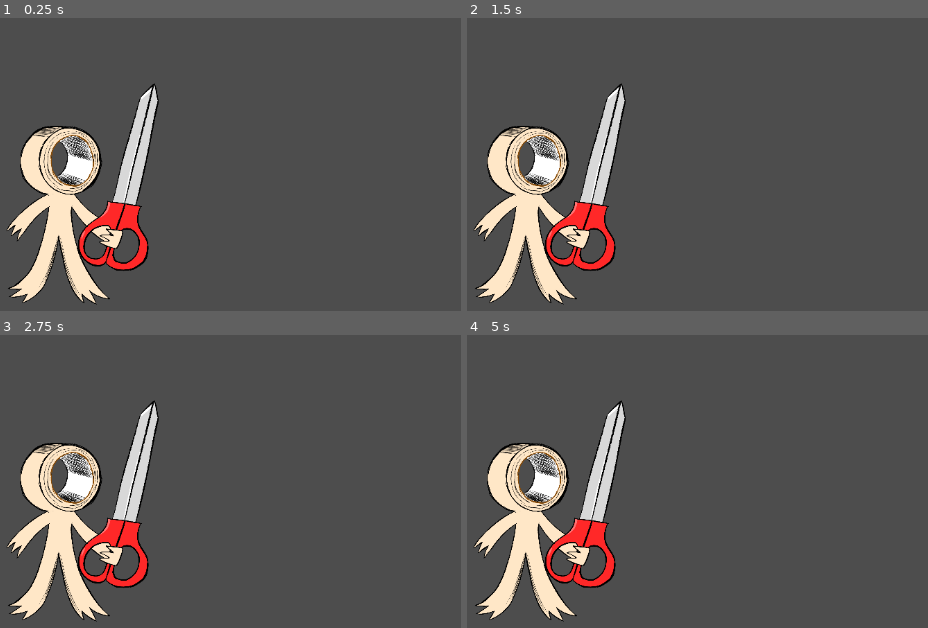
Above: before the commit, frames 1-4 (two rows, left to right).
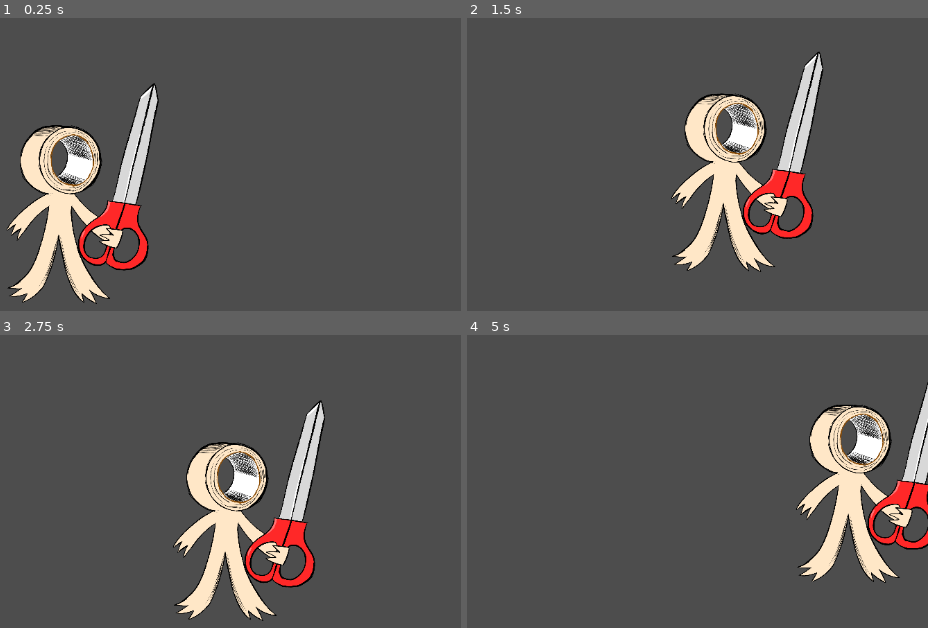
Above: after the commit, the same moments.

Repository: randompr0person/MaskingTape-GGJ26
Game: Godot game, scene res://Scenes/game.tscn
Two runs of this game, one before a commit and one after it. Both use one fixed random seed, a clock stepped at 60 frames per second and the inputs below.
Inputs:
- Up to frame 1 (0.25 s): no input
- Up to frame 2 (1.5 s): tap Enter (ui_accept) at 0.5, 0.6, 0.77, 1.07, 1.35 s; hold Right (ui_right) from 0.53 s (still down)
- Up to frame 3 (2.75 s): tap Enter (ui_accept) at 1.52, 1.82, 2.1 s; release Right (ui_right) at 2.03 s; hold Left (ui_left) from 2.03 s (still down)
- Up to frame 4 (5 s): release Left (ui_left) at 2.78 s; hold Right (ui_right) 2.78-4.28 s; tap Enter (ui_accept) at 2.85, 3.02, 3.32, 3.6, 3.77, 4.07, 4.35, 4.52, 4.82 s; hold Left (ui_left) from 4.28 s (still down)

The runs differ from the first frame. In frame 1, 2.6% of the frame differs, in the area x 1-35%, y 22-98%; in frame 2, 21%, in the area x 1-78%, y 11-98%; in frame 3, 21%; in frame 4, 20%.

Commit message:
movement and ground for the player to stand on

Diff:
--- a/Scenes/game.tscn
+++ b/Scenes/game.tscn
@@ -1,6 +1,8 @@
-[gd_scene load_steps=2 format=3 uid="uid://b8fpxbty20vi8"]
+[gd_scene load_steps=3 format=3 uid="uid://b8fpxbty20vi8"]
 
 [ext_resource type="PackedScene" uid="uid://cyv8o2vpwimvj" path="res://Scenes/player.tscn" id="1_ebmjs"]
+
+[sub_resource type="WorldBoundaryShape2D" id="WorldBoundaryShape2D_ebmjs"]
 
 [node name="Game" type="Node2D"]
 
@@ -8,3 +10,8 @@
 position = Vector2(0, -134)
 
 [node name="Player" parent="." instance=ExtResource("1_ebmjs")]
+
+[node name="StaticBody2D" type="StaticBody2D" parent="."]
+
+[node name="CollisionShape2D" type="CollisionShape2D" parent="StaticBody2D"]
+shape = SubResource("WorldBoundaryShape2D_ebmjs")
--- a/Scenes/player.tscn
+++ b/Scenes/player.tscn
@@ -1,5 +1,6 @@
-[gd_scene load_steps=5 format=3 uid="uid://cyv8o2vpwimvj"]
+[gd_scene load_steps=6 format=3 uid="uid://cyv8o2vpwimvj"]
 
+[ext_resource type="Script" uid="uid://cvumhtki4dmok" path="res://Scripts/player.gd" id="1_6t5aa"]
 [ext_resource type="Texture2D" uid="uid://cuywrwwx72qnw" path="res://Assets/Sprites/masking tape man idle.png" id="1_cvnsp"]
 [ext_resource type="Texture2D" uid="uid://bve7ps2wsbuvj" path="res://Assets/Sprites/masked tape man.png" id="1_v0iea"]
 
@@ -21,6 +22,7 @@
 radius = 7.0
 
 [node name="Player" type="CharacterBody2D"]
+script = ExtResource("1_6t5aa")
 
 [node name="AnimatedSprite2D" type="AnimatedSprite2D" parent="."]
 position = Vector2(20, -150)
--- a/Scripts/new_script.gd
+++ /dev/null
@@ -1 +0,0 @@
-extends Node
--- /dev/null
+++ b/Scripts/player.gd
@@ -0,0 +1,25 @@
+extends CharacterBody2D
+
+
+const SPEED = 300.0
+const JUMP_VELOCITY = -400.0
+
+
+func _physics_process(delta: float) -> void:
+	# Add the gravity.
+	if not is_on_floor():
+		velocity += get_gravity() * delta
+
+	# Handle jump.
+	if Input.is_action_just_pressed("ui_accept") and is_on_floor():
+		velocity.y = JUMP_VELOCITY
+
+	# Get the input direction and handle the movement/deceleration.
+	# As good practice, you should replace UI actions with custom gameplay actions.
+	var direction := Input.get_axis("ui_left", "ui_right")
+	if direction:
+		velocity.x = direction * SPEED
+	else:
+		velocity.x = move_toward(velocity.x, 0, SPEED)
+
+	move_and_slide()
Not shown, removed: Scripts/new_script.gd.uid
Not shown, added: Scripts/player.gd.uid
